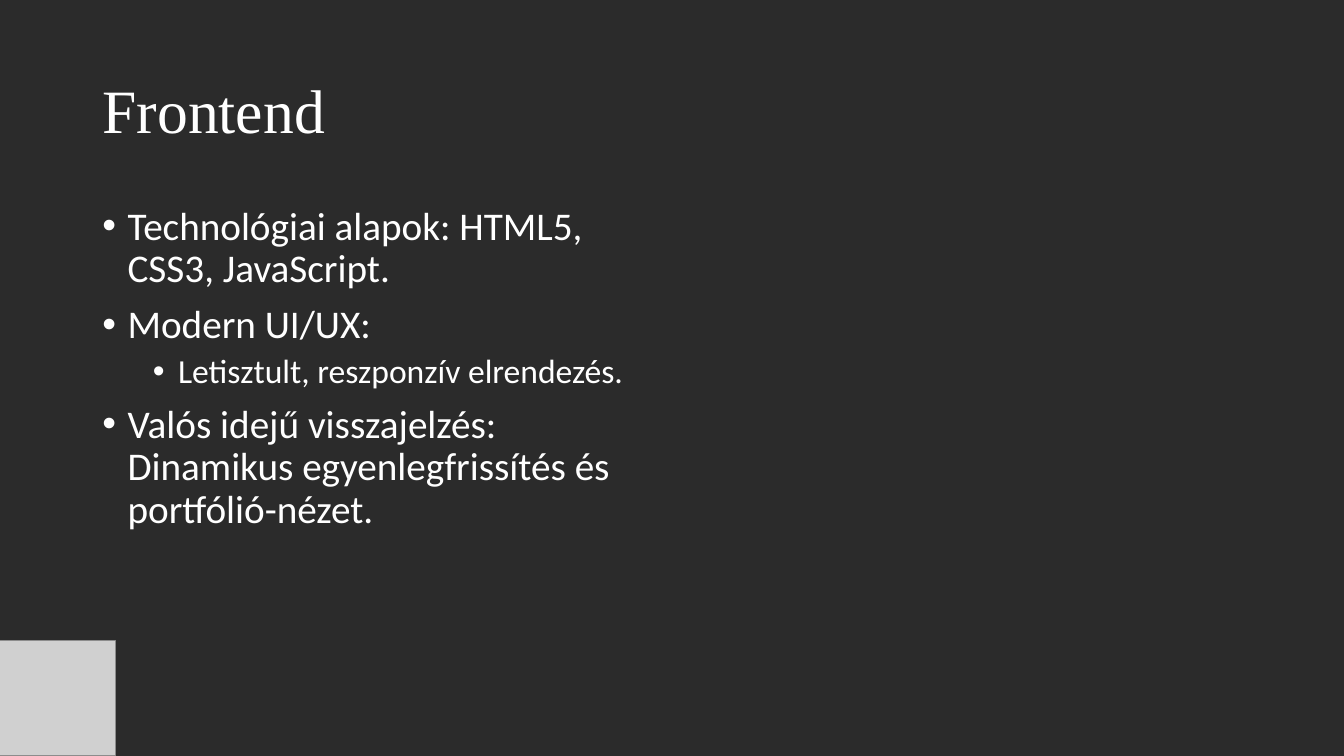
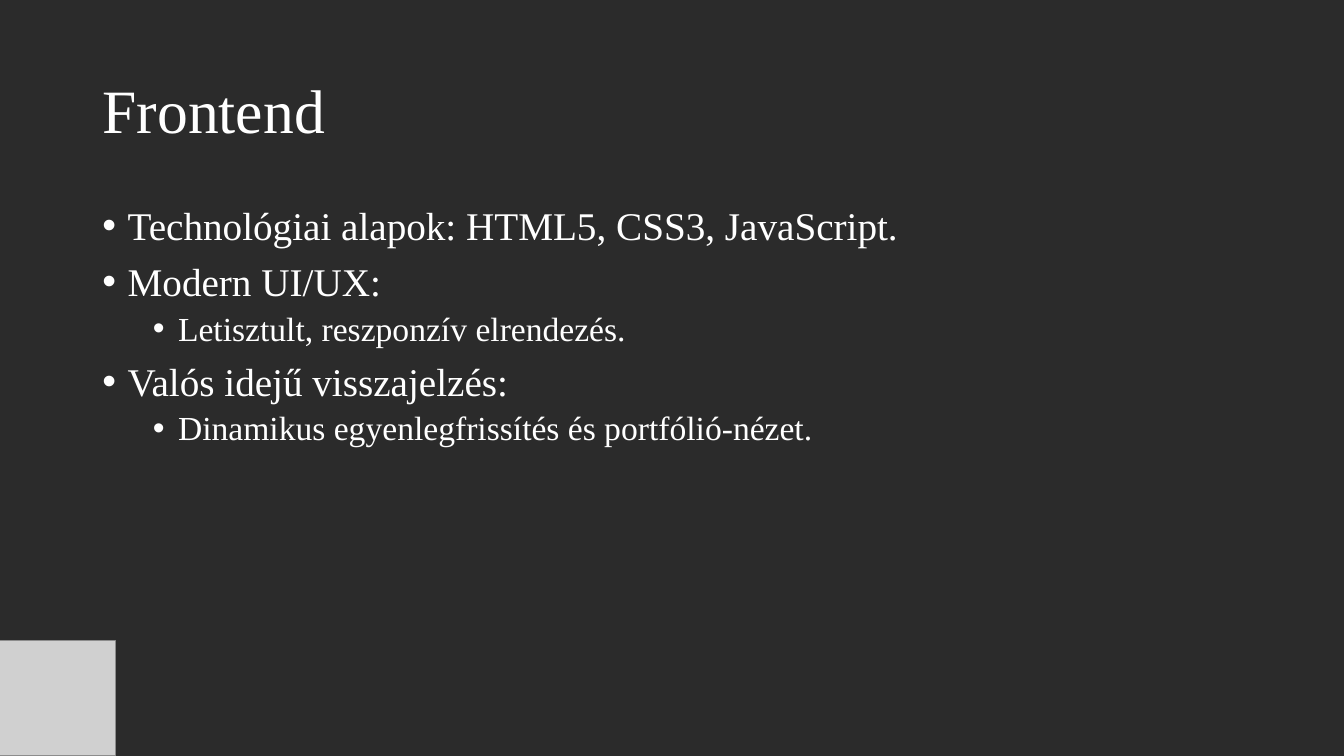
Before and after one commit to ZsigoRobert0/13_S2_3_vizsgaremek, a slide deck: slide 7 of Dokumentáció/StockMaster_Prezentacio.pptx. Drawn at 1344x756 pixels with LibreOffice and Linux fonts; fonts in the diff are those of the drawing; grey boxes stand for pictures; background and template pictures are left out; a plain dark background stands for a picture behind light text. Boxes give left, top, right and bottom in pixels: in the first picture for what was removed or moved away, otherwise in the second. Text is boxed around its words. In the diff, an @@ line names an element or a change of style, - is before the commit and + after.

```diff
--- a/Dokumentáció/StockMaster_Prezentacio.pptx
+++ b/Dokumentáció/StockMaster_Prezentacio.pptx
@@ text at <box>128,212,898,347</box>: font Calibri to Times New Roman in "Technológiai alapok: HTML5, CSS3, JavaScript.", "Modern UI/UX:", "Letisztult, reszponzív elrendezés." @@
@@ text at <box>128,368,812,447</box>: text changed; size 28 to 24 pt; font Calibri to Times New Roman @@
-• Valós idejű visszajelzés: Dinamikus egyenlegfrissítés és portfólió-nézet.
+• Valós idejű visszajelzés:
+  • Dinamikus egyenlegfrissítés és portfólió-nézet.
```
Also in this commit, not shown: 7 other slides changed, 2 slides added, 1 slide removed.
